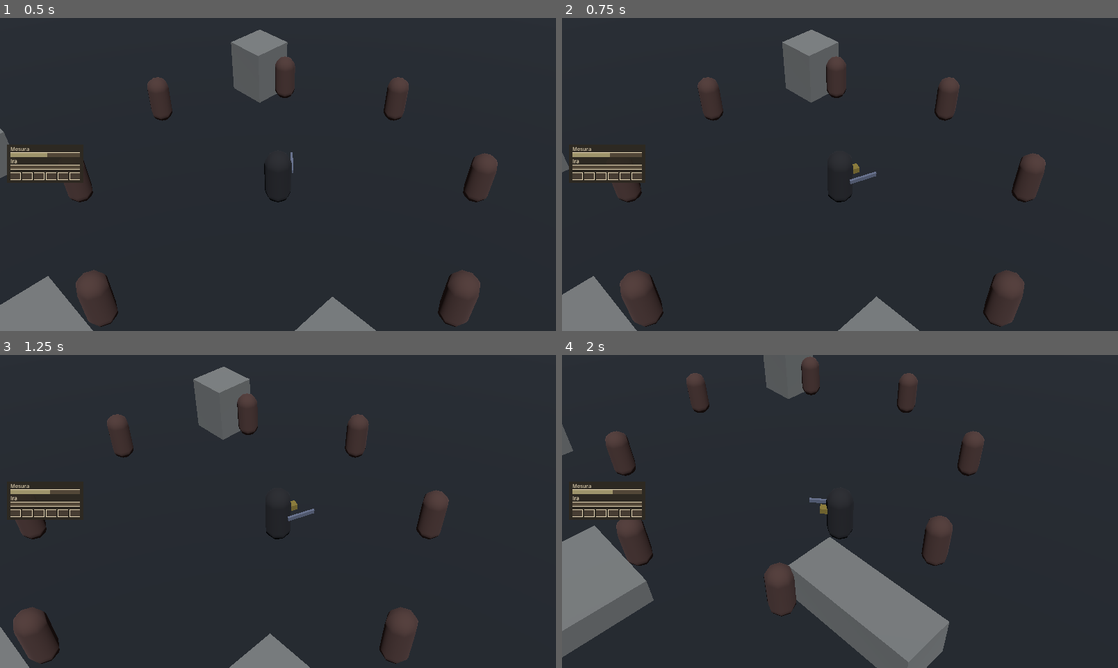
Above: before the commit, frames 1-4 (two rows, left to right).
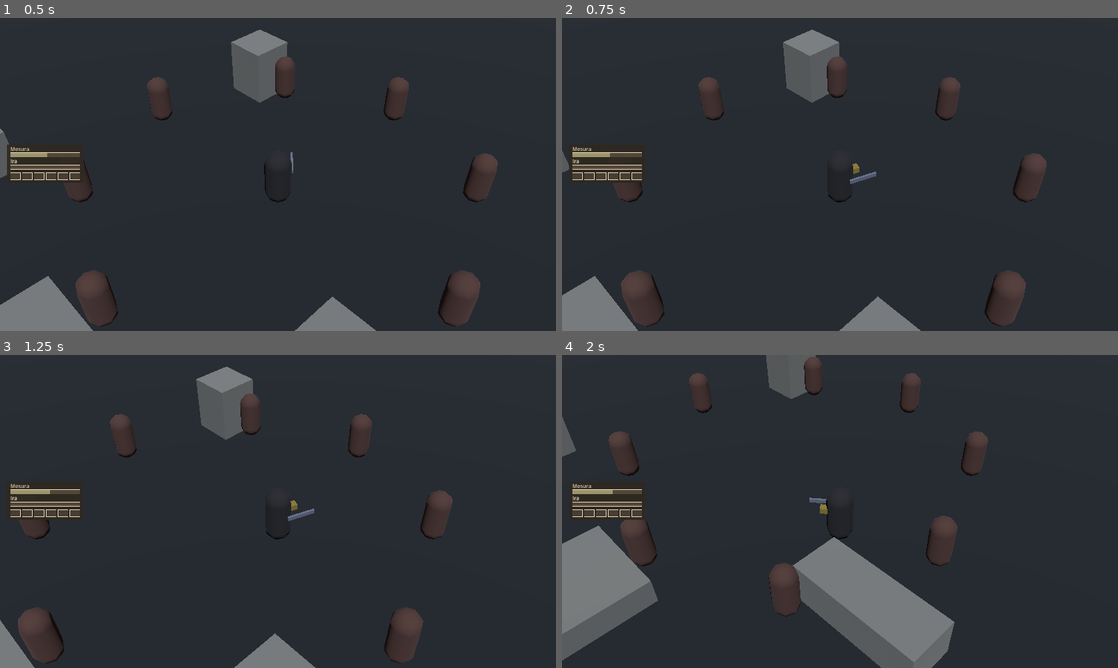
Above: after the commit, the same moments.

Repository: lqborges/mio-cid
Game: Godot game, scene res://content/chapters/_dev/arena.tscn
Two runs of this game, one before a commit and one after it. Both use one fixed random seed, a clock stepped at 60 frames per second and the inputs below.
Inputs (mouse positions are in pixels of both pictures, inside the frame that each line leads up to):
- Up to frame 1 (0.5 s): no input
- Up to frame 2 (0.75 s): tap Enter at 0.5 s; move the mouse to (962, 158) at 0.52 s; hold D (move_right) from 0.53 s (still down); hold Q (mesura) from 0.53 s (still down)
- Up to frame 3 (1.25 s): keep holding D (move_right); keep holding Q (mesura); tap R (shout) at 0.8 s
- Up to frame 4 (2 s): move the mouse to (728, 527) at 1.27 s; release D (move_right) at 1.28 s; release Q (mesura) at 1.28 s; hold S (move_back) from 1.28 s (still down); tap R (shout) at 1.35 s; click (728, 527) at 1.55 s

Frame 1 is identical in both runs. In frame 2, 0.5% of the frame differs, in the area x 0-88%, y 3-100%; in frame 3, 1.6%; in frame 4, 2.6%, in the area x 0-77%, y 0-100%.

Commit message:
fix: address review feedback for PR-21 Mesura component and rage dump

Diff:
--- a/data/mesura_traits.json
+++ b/data/mesura_traits.json
@@ -9,6 +9,7 @@
   "hold_move_mult": 0.45,
   "hold_parry_window_ms": 220,
   "hold_fight_min_sec": 0.4,
+  "rotate_in_cooldown_sec": 6,
   "rotate_in_cooldown_mult": 1.0,
   "ira_max": 100,
   "ira_start": 0,
--- a/data/schema/mesura_traits.json
+++ b/data/schema/mesura_traits.json
@@ -30,6 +30,7 @@
     "hold_move_mult": { "type": "number" },
     "hold_parry_window_ms": { "type": "number" },
     "hold_fight_min_sec": { "type": "number" },
+    "rotate_in_cooldown_sec": { "type": "number" },
     "rotate_in_cooldown_mult": { "type": "number" },
     "ira_max": { "type": "number" },
     "ira_start": { "type": "number" },
--- a/game/actors/player/cid_combat.gd
+++ b/game/actors/player/cid_combat.gd
@@ -82,6 +82,16 @@
 	return _attack_left > 0.0
 
 
+func lower_weapon() -> void:
+	_attack_left = 0.0
+	combo_step = 0
+	_combo_left = 0.0
+	if hit_box != null:
+		hit_box.disarm()
+	if shout_ring != null:
+		shout_ring.disarm()
+
+
 func try_sprint(delta: float) -> bool:
 	var cost := float(tunables.get("sprint_stamina_per_sec", 0.0)) * delta
 	if stamina <= 0.0:
@@ -169,17 +179,14 @@
 	var mes := _mesura()
 	if mes != null and mes.has_method("dump_move"):
 		move = mes.dump_move()
+	if not _spend(float(move.get("stamina", 0.0))):
+		return
+	_note_strike()
 	last_move = &"dump"
 	if hit_box != null:
 		hit_box.disarm()
-	_attack_left = float(move.get("duration", 0.0))
-	if shout_ring == null:
-		return
-	shout_ring.source = self
-	var shape_node := shout_ring.get_node_or_null("CollisionShape3D") as CollisionShape3D
-	if shape_node != null and shape_node.shape is SphereShape3D:
-		(shape_node.shape as SphereShape3D).radius = float(move.get("radius", 0.0))
-	shout_ring.arm(float(move.get("damage", 0.0)), &"shout", float(move.get("stagger", 0.0)))
+	_arm_shout(move)
+	_play_sfx(&"shout")
 
 
 func weapon_swap() -> void:
@@ -325,6 +332,9 @@
 		hit_box.disarm()
 	if shout_ring != null:
 		shout_ring.disarm()
+	var mes := _mesura()
+	if mes != null and mes.has_method("set_holding"):
+		mes.set_holding(false)
 	_emit_you_fell()
 	if not allow_death_reload:
 		return
--- a/game/actors/player/cid_controller.gd
+++ b/game/actors/player/cid_controller.gd
@@ -129,6 +129,7 @@
 
 
 func _consume_queues(wish: Vector3) -> void:
+	# Short step-off stays legal while waiting; not a Souls roll.
 	if _queued_dodge and _dodge_cd <= 0.0:
 		_start_dodge(wish)
 	_queued_dodge = false
--- a/game/actors/player/mesura_component.gd
+++ b/game/actors/player/mesura_component.gd
@@ -19,6 +19,8 @@
 var rotate_in_ready: bool = false
 var unlocked: PackedStringArray = []
 
+var rotate_cd: float = 0.0
+
 var _hold_elapsed: float = 0.0
 var _strike_lock: float = 0.0
 var _hold_fights: int = 0
@@ -33,6 +35,8 @@
 func _ready() -> void:
 	add_to_group(String(GROUP))
 	set_physics_process(true)
+	if not tree_exiting.is_connected(_restore_world_clock):
+		tree_exiting.connect(_restore_world_clock)
 	var bus := _event_bus()
 	if bus != null and bus.has_signal("honor_logged"):
 		if not bus.honor_logged.is_connected(_on_honor_logged):
@@ -62,9 +66,13 @@
 	holding = on
 	_hold_elapsed = 0.0
 	_hold_saw_threat = false
-	rotate_in_ready = holding
+	rotate_in_ready = false
 	if holding:
-		rotate_in_requested.emit()
+		var combat := _combat()
+		if combat != null and combat.has_method("lower_weapon"):
+			combat.lower_weapon()
+		_try_rotate_in()
+	_apply_time_scale()
 	held_changed.emit(holding)
 
 
@@ -180,8 +188,12 @@
 
 
 func tick(delta: float) -> void:
+	if rotate_cd > 0.0:
+		rotate_cd = maxf(rotate_cd - delta, 0.0)
 	if holding:
 		_hold_elapsed += delta
+		if rotate_cd <= 0.0:
+			_try_rotate_in()
 	if _strike_lock > 0.0:
 		_strike_lock = maxf(_strike_lock - delta, 0.0)
 	elif not _is_striking():
@@ -202,11 +214,16 @@
 	if event.has_tag(&"mesura_fail"):
 		add_ira(float(traits.get("ira_on_mesura_fail", 0.0)))
 	var eid := String(event.id)
-	for trait_id in ["mesa_para_el_conde", "querella_not_hueste"]:
-		var row := _trait_row(StringName(trait_id))
-		var unlocks: Variant = row.get("unlocks_at", {})
+	var rows: Variant = traits.get("traits", [])
+	if not rows is Array:
+		return
+	for row in rows:
+		if not row is Dictionary:
+			continue
+		var data: Dictionary = row
+		var unlocks: Variant = data.get("unlocks_at", {})
 		if unlocks is Dictionary and str((unlocks as Dictionary).get("honor_event", "")) == eid:
-			grant_trait(StringName(trait_id))
+			grant_trait(StringName(str(data.get("id", ""))))
 
 
 func _finish_hold() -> void:
@@ -228,7 +245,34 @@
 		grant_trait(id)
 
 
+func _try_rotate_in() -> void:
+	if not holding:
+		rotate_in_ready = false
+		return
+	if rotate_cd > 0.0:
+		rotate_in_ready = false
+		return
+	rotate_in_ready = true
+	rotate_in_requested.emit()
+	rotate_cd = _rotate_cooldown_sec()
+
+
+func _rotate_cooldown_sec() -> float:
+	return float(traits.get("rotate_in_cooldown_sec", 0.0)) * rotate_in_cooldown_mult()
+
+
+func _apply_time_scale() -> void:
+	Engine.time_scale = time_scale()
+
+
+func _restore_world_clock() -> void:
+	holding = false
+	rotate_in_ready = false
+	Engine.time_scale = 1.0
+
+
 func _parry_window_sec() -> float:
+	# Difficulty parry_window_ms is a hold modifier, not an always-on assist.
 	var ms := float(traits.get("hold_parry_window_ms", 0.0))
 	var combat := _combat()
 	if combat != null and "difficulty" in combat:
@@ -254,7 +298,10 @@
 	var combat := _combat()
 	if combat != null and "difficulty" in combat:
 		sinks = float(combat.difficulty.get("meter_sinks", 1.0))
-	ev.deltas = {"honra": honra * sinks}
+	honra *= sinks
+	var band_a := float(traits.get("dump_honra_min", honra))
+	var band_b := float(traits.get("dump_honra_max", honra))
+	ev.deltas = {"honra": clampf(honra, minf(band_a, band_b), maxf(band_a, band_b))}
 	return ev
 
 
@@ -348,5 +395,9 @@
 
 
 func _exit_tree() -> void:
-	if holding:
-		set_holding(false)
+	_restore_world_clock()
+
+
+func _notification(what: int) -> void:
+	if what == NOTIFICATION_PREDELETE:
+		_restore_world_clock()
--- a/tests/unit/test_mesura.gd
+++ b/tests/unit/test_mesura.gd
@@ -5,16 +5,22 @@
 const MESURA := preload("res://game/actors/player/mesura_component.gd")
 const COMBAT := preload("res://game/actors/player/cid_combat.gd")
 const HURT := preload("res://game/combat/hurt_box.gd")
+const HIT := preload("res://game/combat/hit_box.gd")
 const HUD := preload("res://game/ui/mesura_hud.gd")
 
 
 func _initialize() -> void:
+	Engine.time_scale = 1.0
 	var failures: PackedStringArray = []
 	failures.append_array(_test_traits_from_json())
 	failures.append_array(_test_dump_sinks_honra_not_onores())
 	failures.append_array(_test_hold_refuses_dump())
 	failures.append_array(_test_dump_requires_ira())
 	failures.append_array(_test_parry_window())
+	failures.append_array(_test_hold_time_scale_and_restore())
+	failures.append_array(_test_hold_lowers_in_flight_weapon())
+	failures.append_array(_test_rotate_in_signal_and_cooldown())
+	failures.append_array(_test_dump_stamina_and_honra_band())
 	failures.append_array(_test_mesura_regen_and_strike_pause())
 	failures.append_array(_test_slam_combo_with_mesura())
 	failures.append_array(_test_trait_cap())
@@ -139,13 +145,145 @@
 	combat.take_damage(12.0, &"slash", 0.1, null)
 	if not is_equal_approx(hurt.hp, hp):
 		failures.append("parry must ignore the hit, hp %s -> %s" % [hp, hurt.hp])
-	mes.set_holding(false)
+	var window := float(mes.traits.get("hold_parry_window_ms", 0.0)) / 1000.0
+	mes.tick(window + 0.05)
+	if mes.is_parry_open():
+		failures.append("parry window must close after hold_parry_window_ms")
 	combat.take_damage(12.0, &"slash", 0.1, null)
 	if is_equal_approx(hurt.hp, hp):
+		failures.append("hit after parry window must land")
+	var after_window: float = hurt.hp
+	mes.set_holding(false)
+	combat.take_damage(12.0, &"slash", 0.1, null)
+	if is_equal_approx(hurt.hp, after_window):
 		failures.append("unheld Cid must take the hit")
 	root.remove_child(body)
 	hurt.free()
 	body.free()
+	Engine.time_scale = 1.0
+	return failures
+
+
+func _test_hold_time_scale_and_restore() -> PackedStringArray:
+	var failures: PackedStringArray = []
+	var mes: MesuraComponent = MESURA.new()
+	mes.name = "Mesura"
+	root.add_child(mes)
+	var want := float(mes.traits.get("hold_time_scale", 1.0))
+	mes.set_holding(true)
+	if not is_equal_approx(Engine.time_scale, want):
+		failures.append("hold time_scale want %s got %s" % [want, Engine.time_scale])
+	mes.set_holding(false)
+	if not is_equal_approx(Engine.time_scale, 1.0):
+		failures.append("release must restore time_scale, got %s" % Engine.time_scale)
+	mes.set_holding(true)
+	if mes.is_inside_tree():
+		root.remove_child(mes)
+	else:
+		mes._restore_world_clock()
+	if not is_equal_approx(Engine.time_scale, 1.0):
+		failures.append("free while held must restore time_scale, got %s" % Engine.time_scale)
+		mes._restore_world_clock()
+	mes.free()
+	Engine.time_scale = 1.0
+	return failures
+
+
+func _test_hold_lowers_in_flight_weapon() -> PackedStringArray:
+	var failures: PackedStringArray = []
+	var body := Node.new()
+	var combat: CidCombat = COMBAT.new()
+	var mes: MesuraComponent = MESURA.new()
+	var box: HitBox = HIT.new()
+	mes.name = "Mesura"
+	combat.name = "CidCombat"
+	body.add_child(combat)
+	body.add_child(mes)
+	body.add_child(box)
+	combat.hit_box = box
+	root.add_child(body)
+	combat.slam()
+	if not box.monitoring:
+		failures.append("slam should arm HitBox")
+	if not combat.is_attacking():
+		failures.append("slam should leave an in-flight attack")
+	mes.set_holding(true)
+	if box.monitoring:
+		failures.append("hold must disarm in-flight HitBox")
+	if combat.is_attacking():
+		failures.append("hold must zero _attack_left")
+	mes.set_holding(false)
+	root.remove_child(body)
+	body.free()
+	Engine.time_scale = 1.0
+	return failures
+
+
+func _test_rotate_in_signal_and_cooldown() -> PackedStringArray:
+	var failures: PackedStringArray = []
+	var mes: MesuraComponent = MESURA.new()
+	var got: Array = []
+	mes.rotate_in_requested.connect(func() -> void:
+		got.append(true)
+	)
+	mes.set_holding(true)
+	if got.is_empty():
+		failures.append("hold must emit rotate_in_requested")
+	if mes.rotate_cd <= 0.0:
+		failures.append("rotate_in must start a cooldown")
+	var base_cd: float = mes.rotate_cd
+	mes.set_holding(false)
+	if not mes.grant_trait(&"dejar_golpear"):
+		failures.append("dejar_golpear grant failed")
+	mes.rotate_cd = 0.0
+	mes.set_holding(true)
+	var reduced: float = float(mes.traits.get("rotate_in_cooldown_sec", 0.0)) * mes.rotate_in_cooldown_mult()
+	if not is_equal_approx(mes.rotate_cd, reduced):
+		failures.append("dejar_golpear cooldown want %s got %s" % [reduced, mes.rotate_cd])
+	if not is_equal_approx(base_cd, float(mes.traits.get("rotate_in_cooldown_sec", 0.0))):
+		failures.append("base rotate cooldown should match JSON")
+	mes.set_holding(false)
+	mes.free()
+	Engine.time_scale = 1.0
+	return failures
+
+
+func _test_dump_stamina_and_honra_band() -> PackedStringArray:
+	var failures: PackedStringArray = []
+	var honor := _honor()
+	if honor == null or not honor.has_method("reset_state"):
+		failures.append("HonorService missing")
+		return failures
+	honor.reset_state()
+	var body := Node.new()
+	var combat: CidCombat = COMBAT.new()
+	var mes: MesuraComponent = MESURA.new()
+	mes.name = "Mesura"
+	combat.name = "CidCombat"
+	body.add_child(combat)
+	body.add_child(mes)
+	root.add_child(body)
+	mes.traits["dump_stamina"] = 10.0
+	mes.ira = float(mes.traits.get("ira_max", 0.0))
+	var stam0: float = combat.stamina
+	if not mes.try_dump():
+		failures.append("dump with dump_stamina must succeed")
+	if not is_equal_approx(combat.stamina, stam0 - 10.0):
+		failures.append("dump must spend dump_stamina, want %s got %s" % [stam0 - 10.0, combat.stamina])
+	if combat.last_move != &"dump":
+		failures.append("dump_strike must set last_move dump")
+	honor.reset_state()
+	mes.traits["dump_honra_min"] = -10.0
+	mes.traits["dump_honra_max"] = -10.0
+	mes.ira = float(mes.traits.get("ira_max", 0.0))
+	var honra0: float = honor.state.honra
+	if not mes.try_dump():
+		failures.append("banded dump must succeed")
+	if not is_equal_approx(honor.state.honra, honra0 - 10.0):
+		failures.append("dump honra must clamp to band, want %s got %s" % [honra0 - 10.0, honor.state.honra])
+	root.remove_child(body)
+	body.free()
+	honor.reset_state()
 	return failures
 
 
@@ -261,6 +399,7 @@
 
 
 func _finish(failures: PackedStringArray) -> void:
+	Engine.time_scale = 1.0
 	if failures.is_empty():
 		print("test_mesura: ok")
 		quit(0)
Not shown, changed: tests/unit/test_mesura.py
